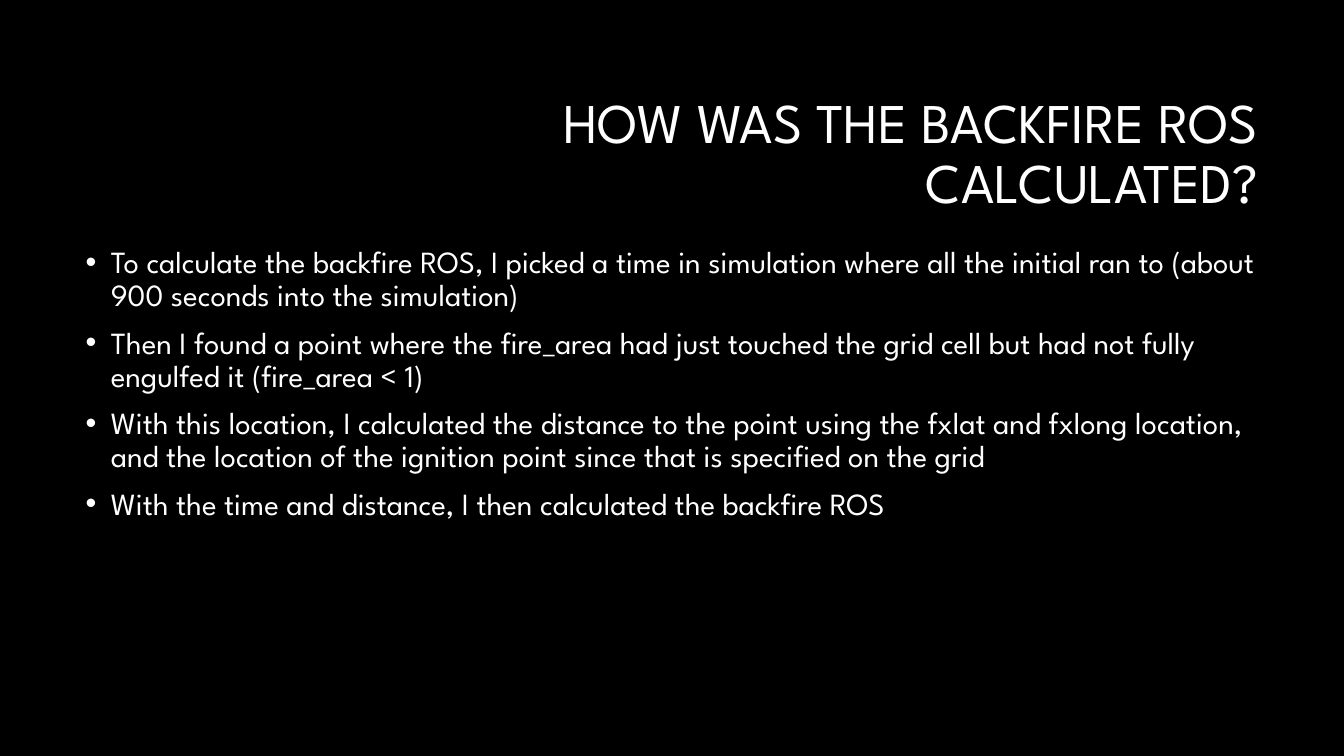
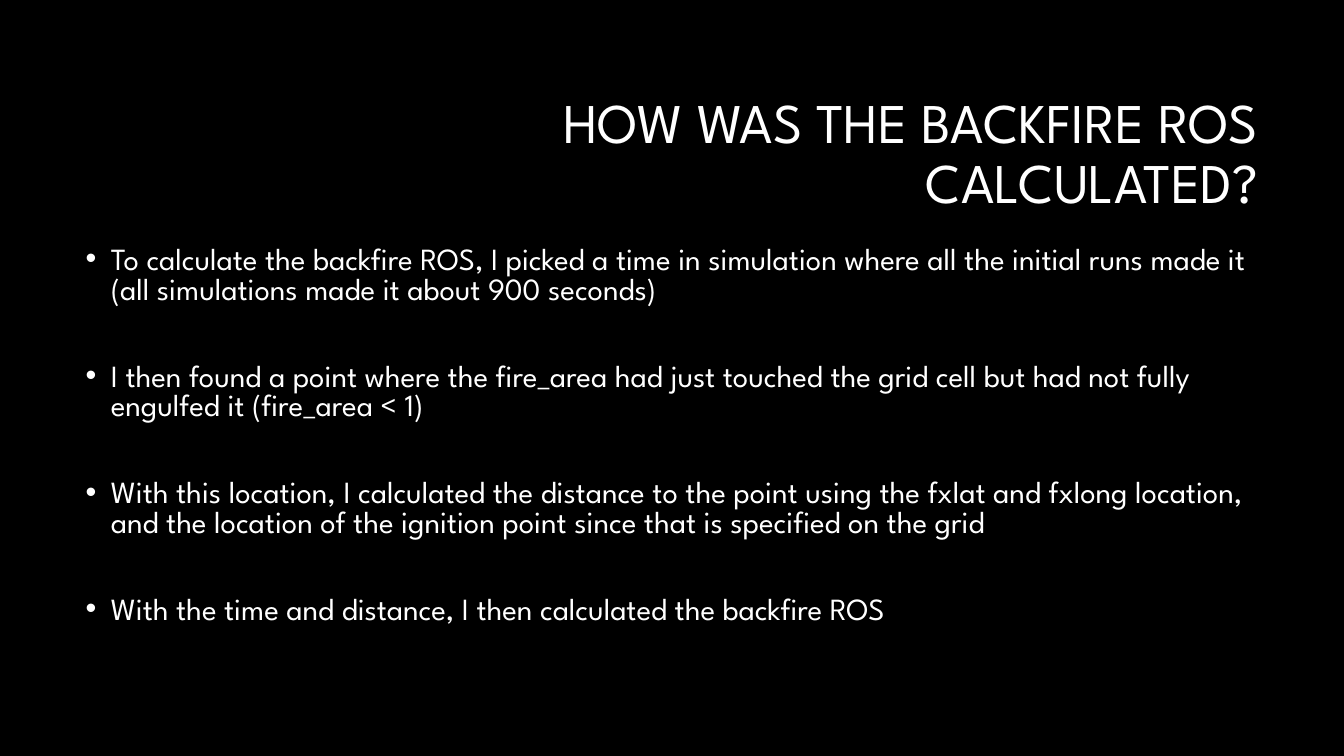
Before and after one commit to Jeremy-Benik/Meeting_Notes, a slide deck: slide 7 of Presentations/Adjustment_Factors.pptx (slide 5 before the commit). Drawn at 1344x756 pixels with LibreOffice and Linux fonts; fonts in the diff are those of the drawing; background and template pictures are left out. Boxes give left, top, right and bottom in pixels: in the first picture for what was removed or moved away, otherwise in the second. Text is boxed around its words. In the diff, an @@ line names an element or a change of style, - is before the commit and + after.

```diff
--- a/Presentations/Adjustment_Factors.pptx
+++ b/Presentations/Adjustment_Factors.pptx
@@ text at (111,248,1245,423): text changed @@
-• To calculate the backfire ROS, I picked a time in simulation where all the initial ran to (about 900 seconds into the simulation)
-• Then I found a point where the fire_area had just touched the grid cell but had not fully engulfed it (fire_area < 1)
+• To calculate the backfire ROS, I picked a time in simulation where all the initial runs made it (all simulations made it about 900 seconds)
+• I then found a point where the fire_area had just touched the grid cell but had not fully engulfed it (fire_area < 1)
@@ text at (111,481,1242,624): line spacing 0.9 to 0.8 @@
```
Also in this commit, not shown: 5 other slides changed, 2 slides added, 1 other file.
